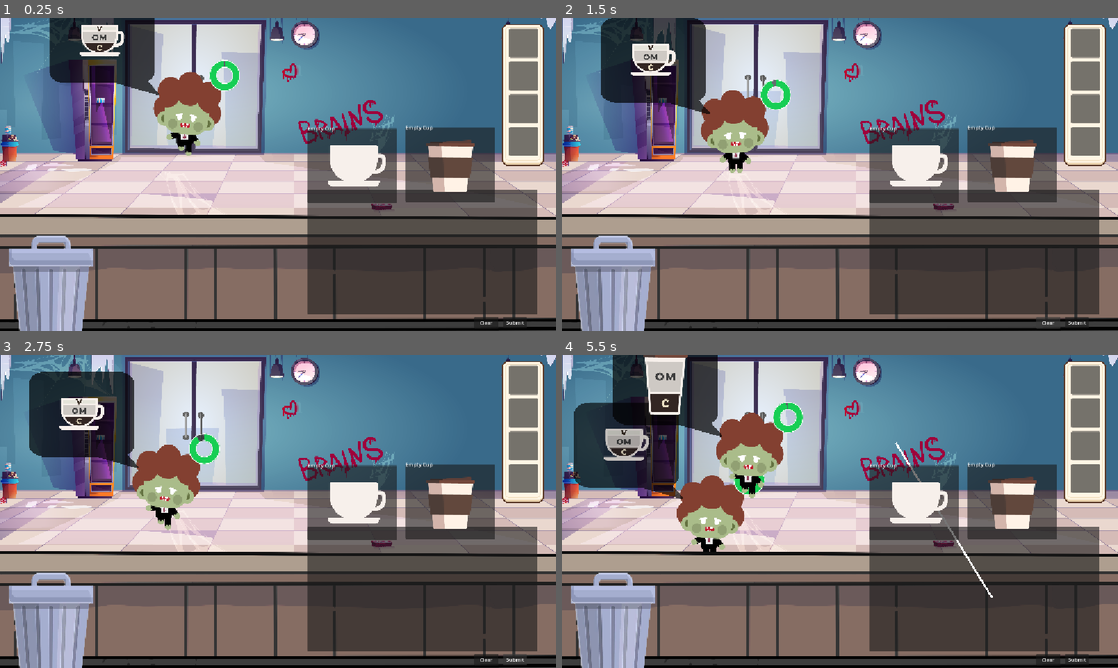
Above: before the commit, frames 1-4 (two rows, left to right).
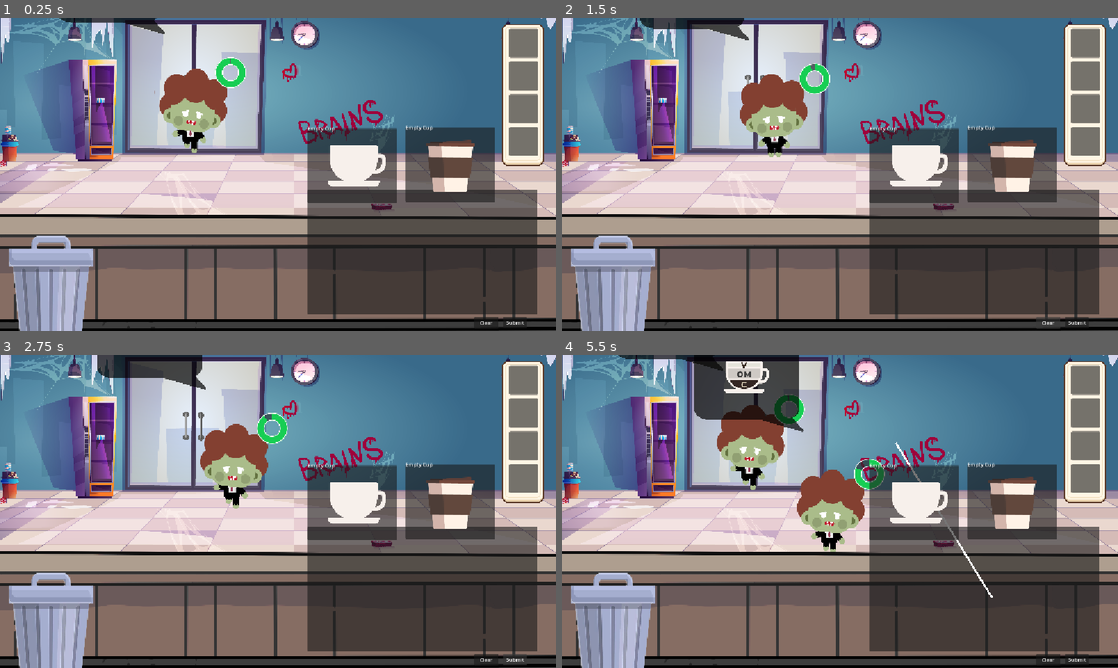
Above: after the commit, the same moments.

Repository: fishlis/SM2603-asm2
Game: Godot game, scene res://scenes/main.tscn
Same seed, same stepped clock (60 frames per second), same inputs: the game is played once before the commit and once after it. The project has no main scene, so this scene is started directly.
Inputs (mouse positions are in pixels of both pictures, inside the frame that each line leads up to):
- Up to frame 1 (0.25 s): no input
- Up to frame 2 (1.5 s): click "Submit" at 0.5 s; click "Clear" at 1.25 s
- Up to frame 3 (2.75 s): click "Submit" at 2 s
- Up to frame 4 (5.5 s): click "Clear" at 2.75 s; click "Submit" at 3.5 s; click "Clear" at 4.25 s; drag from (990, 596) to (895, 442) at 5.02 s

The runs differ from the first frame. In frame 1, 5.3% of the frame differs, in the area x 8-45%, y 0-44%; in frame 2, 8.9%; in frame 3, 11%; in frame 4, 17%, in the area x 2-59%, y 0-63%.

Commit message:
order sequence

Diff:
--- a/scenes/drop_area.gd
+++ b/scenes/drop_area.gd
@@ -136,7 +136,8 @@
 	# Refuse when a bubble in front of this one is under the cursor.
 	# Godot does not fall through to the control underneath, so refusing here
 	# is what keeps the order in front.
-	return _is_frontmost_at(get_global_mouse_position())
+	var ok = _is_frontmost_at(get_global_mouse_position())
+	return ok
 
 
 func _drop_data(_at_position: Vector2, data: Variant) -> void:
--- a/scenes/zombie.tscn
+++ b/scenes/zombie.tscn
@@ -2006,7 +2006,7 @@
 scale = Vector2(0.02, 0.02)
 collision_layer = 2
 mass = 0.001
-gravity_scale = 0.0
+gravity_scale = 0.01
 lock_rotation = true
 script = ExtResource("1_ycv6i")
 wait_time = 30.0
@@ -2101,7 +2101,8 @@
 patch_margin_bottom = 270
 
 [node name="DropArea" type="Control" parent="OrderOverlay" unique_id=896745568]
-layout_mode = 0
+layout_mode = 3
+anchors_preset = 0
 offset_left = -280.99057
 offset_top = -327.68353
 offset_right = -54.128967
--- a/script/main.gd
+++ b/script/main.gd
@@ -1,6 +1,13 @@
 extends Node2D
 @export var zombie_scene: PackedScene
 @export var zombie_speed: float = 20.0
+@export var zombie_spacing: float = 110
+@export var bubble_stagger_y: float = 8
+@export var max_zombies: int =3
+@export var slot_spacing_x: float = 150
+@export var stop_x: float = 300
+@export var stop_y_offset: float = 160
+
 var score
 
 # Zombies are drawn inside this z_index band so they always stay behind the
@@ -10,6 +17,7 @@
 
 # The zombies in the order they spawned. The newest zombie is drawn in front.
 var _zombie_order: Array = []
+var _bubble_base_y: float = -120
 
 # Called when the node enters the scene tree for the first time.
 func _ready() -> void:
@@ -17,7 +25,24 @@
 
 # Called every frame. 'delta' is the elapsed time since the previous frame.
 func _process(delta: float) -> void:
-	pass
+	var alive: Array = []
+	for z in _zombie_order:
+		if is_instance_valid(z) and not z.is_queued_for_deletion():
+			alive.append(z)
+	_zombie_order = alive
+
+	var target_y = $ZombieSpawnPoint.position.y + stop_y_offset
+
+	for i in range(_zombie_order.size()):
+		var z = _zombie_order[i]
+		var target_x = stop_x+i*slot_spacing_x
+		var target_pos = Vector2(target_x, target_y)
+		if z is RigidBody2D and z.position.x <= target_x:
+			z.linear_velocity = Vector2.ZERO
+
+		z.position = z.position.move_toward(target_pos, zombie_speed * delta)
+
+
 
 
 func _on_drawing_pad_ingredient_added(category: String, item_name: String, item_color: Color, item_icon: Texture2D) -> void:
@@ -27,6 +52,8 @@
 
 
 func _on_zombie_timer_timeout() -> void:
+	if _zombie_order.size() >= max_zombies:
+		return
 	# Create a new instance of the Mob scene.
 	var zombie = zombie_scene.instantiate()
 
@@ -35,15 +62,18 @@
 	# Set the mob's position to the random location.
 	zombie.position = zombie_spawn_location.position
 
+
+
 	# Set the mob's direction perpendicular to the path direction.
-	var direction = zombie_spawn_location.rotation + PI / 2
+	var direction = zombie_spawn_location.rotation
 
 	# Add some randomness to the direction.
-	direction += randf_range(-PI / 4, PI / 4)
+	direction += randf_range(-PI / 32, PI / 32)
 
-	# Choose the velocity for the mob.
-	var velocity = Vector2(zombie_speed, 0.0)
-	zombie.linear_velocity = velocity.rotated(direction)
+	if zombie is RigidBody2D:
+		# Choose the velocity for the mob.
+		var velocity = Vector2(zombie_speed, 0.0)
+		zombie.linear_velocity = velocity.rotated(direction)
 
 	# Spawn the mob by adding it to the Main scene.
 	# add_child appends the zombie as the LAST child. Godot picks overlapping
@@ -52,6 +82,7 @@
 	# drawn in front. That keeps the order bubble the player can see as the
 	# one that actually receives the coffee.
 	add_child(zombie)
+	zombie.tree_exited.connect(_refresh_zombie_z_order)
 	_zombie_order.append(zombie)
 	_refresh_zombie_z_order()
 
@@ -60,20 +91,24 @@
 func _refresh_zombie_z_order() -> void:
 	var alive: Array = []
 	for z in _zombie_order:
-		if is_instance_valid(z):
+		if is_instance_valid(z) and not z.is_queued_for_deletion():
 			alive.append(z)
 	_zombie_order = alive
 
 	var count := _zombie_order.size()
-	if count == 0:
+	# The oldest zombie gets the lowest z_index, the newest the highest one,
+	# so the newest zombie is always drawn in front of the queue.
+	if count ==0:
 		return
 
-	# The oldest zombie gets the lowest z_index, the newest the highest one,
-	# so the newest zombie is always drawn in front of the queue.
 	for i in range(count):
 		var z = _zombie_order[i]
-		if count == 1:
-			z.z_index = ZOMBIE_Z_MIN
-		else:
-			var t := float(i) / float(count - 1)
-			z.z_index = int(round(lerp(float(ZOMBIE_Z_MIN), float(ZOMBIE_Z_MAX), t)))
+
+		var t := 1-(float(i) / float(max(count - 1,1)))
+		z.z_index = int(round(lerp(float(ZOMBIE_Z_MIN), float(ZOMBIE_Z_MAX), t)))
+
+		var overlay = z.get_node_or_null("OrderOverlay") as Node2D
+		if overlay != null:
+			var offset_index = (count-1) - i
+			overlay.position.x = 0.0
+			overlay.position.y = _bubble_base_y - offset_index * bubble_stagger_y
